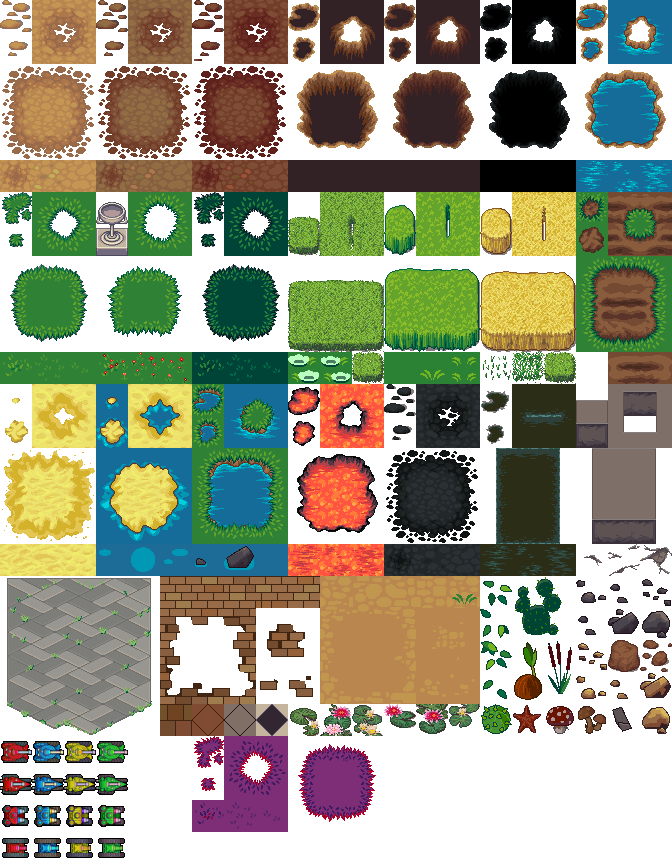
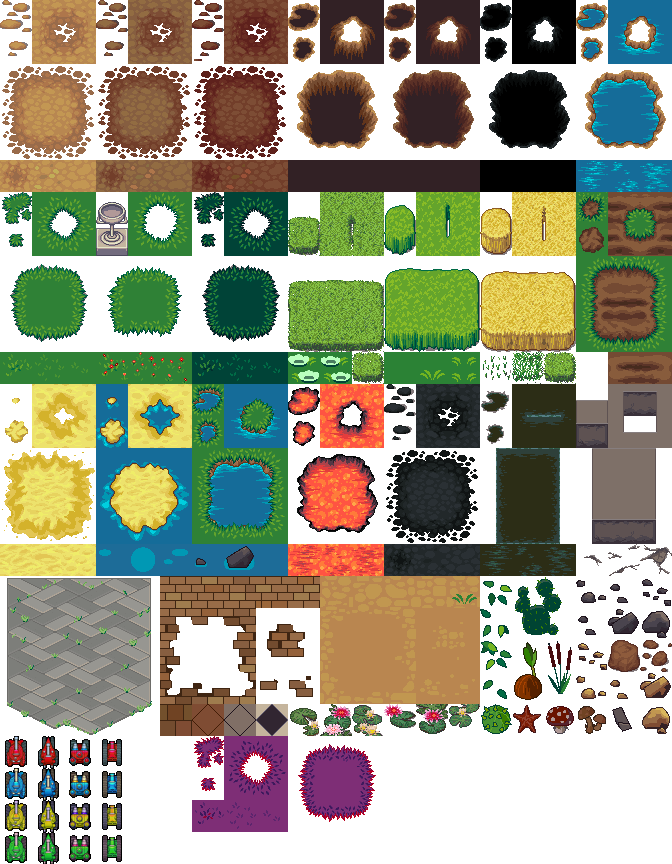
Revision of a layered 672x864 image; what changed, layer by layer:
painted on "tanks" over bbox(0, 736, 128, 864)
